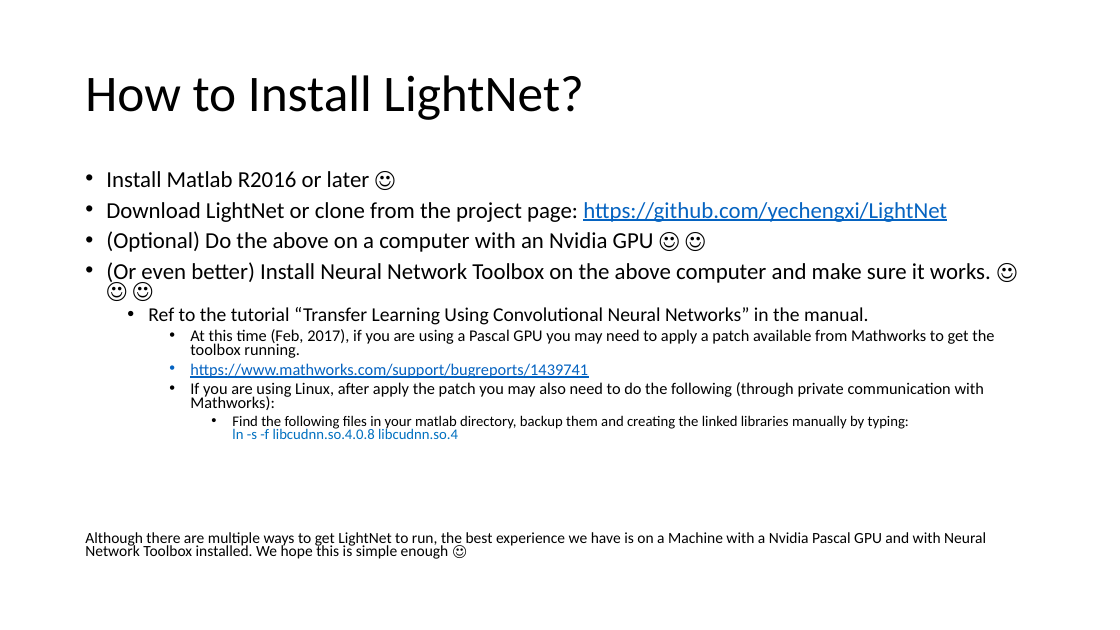
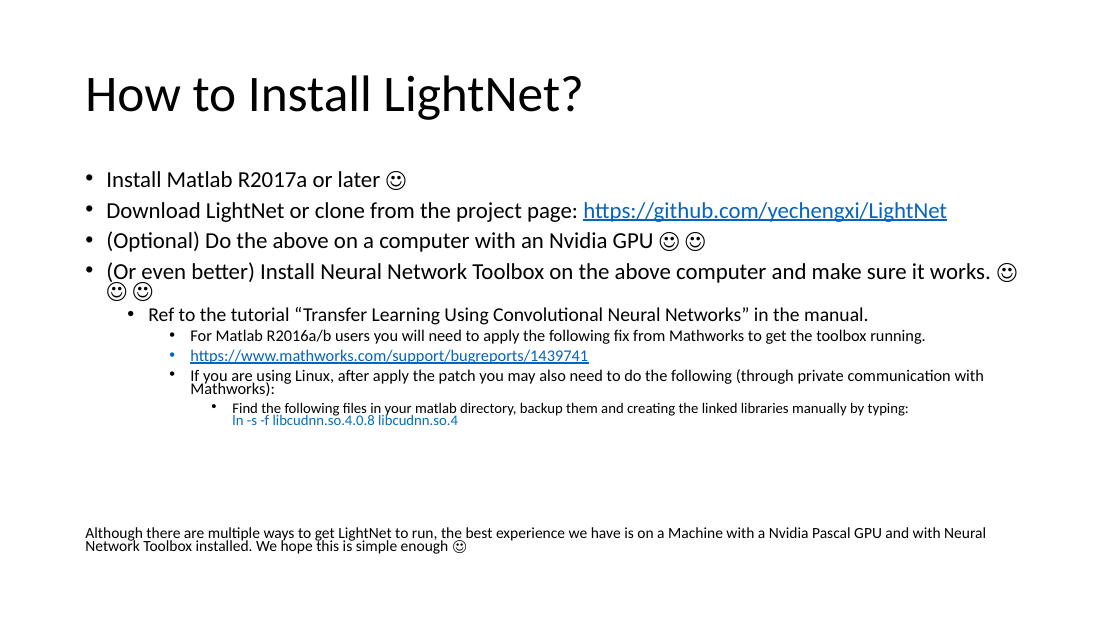
Before and after one commit to katsuyoo/LightNet, a slide deck: slide 3 of Documentations/LightNet Tutorial.pptx. Drawn at 1120x630 pixels with LibreOffice and Linux fonts; fonts in the diff are those of the drawing. Boxes give left, top, right and bottom in pixels: in the first picture for what was removed or moved away, otherwise in the second. Text is boxed around its words. In the diff, an @@ line names an element or a change of style, - is before the commit and + after.

Commit message:
nntb_r2017a_fix

```diff
--- a/Documentations/LightNet Tutorial.pptx
+++ b/Documentations/LightNet Tutorial.pptx
@@ text at [106,171,381,187]: text changed @@
-• Install Matlab R2016 or later ☺
+• Install Matlab R2017a or later ☺
@@ text at [190,329,926,344]: text changed @@
-    • At this time (Feb, 2017), if you are using a Pascal GPU you may need to apply a patch available from Mathworks to get the toolbox running.
+    • For Matlab R2016a/b users you will need to apply the following fix from Mathworks to get the toolbox running.
```
